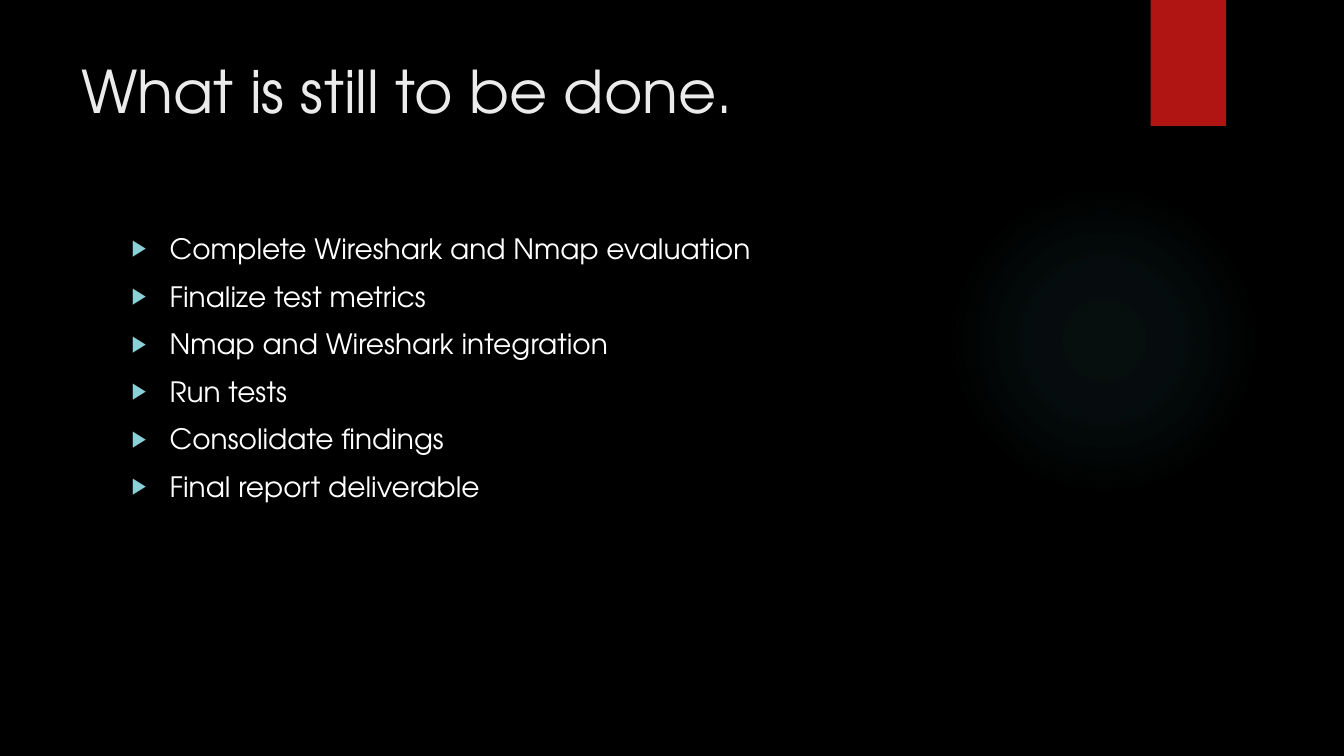
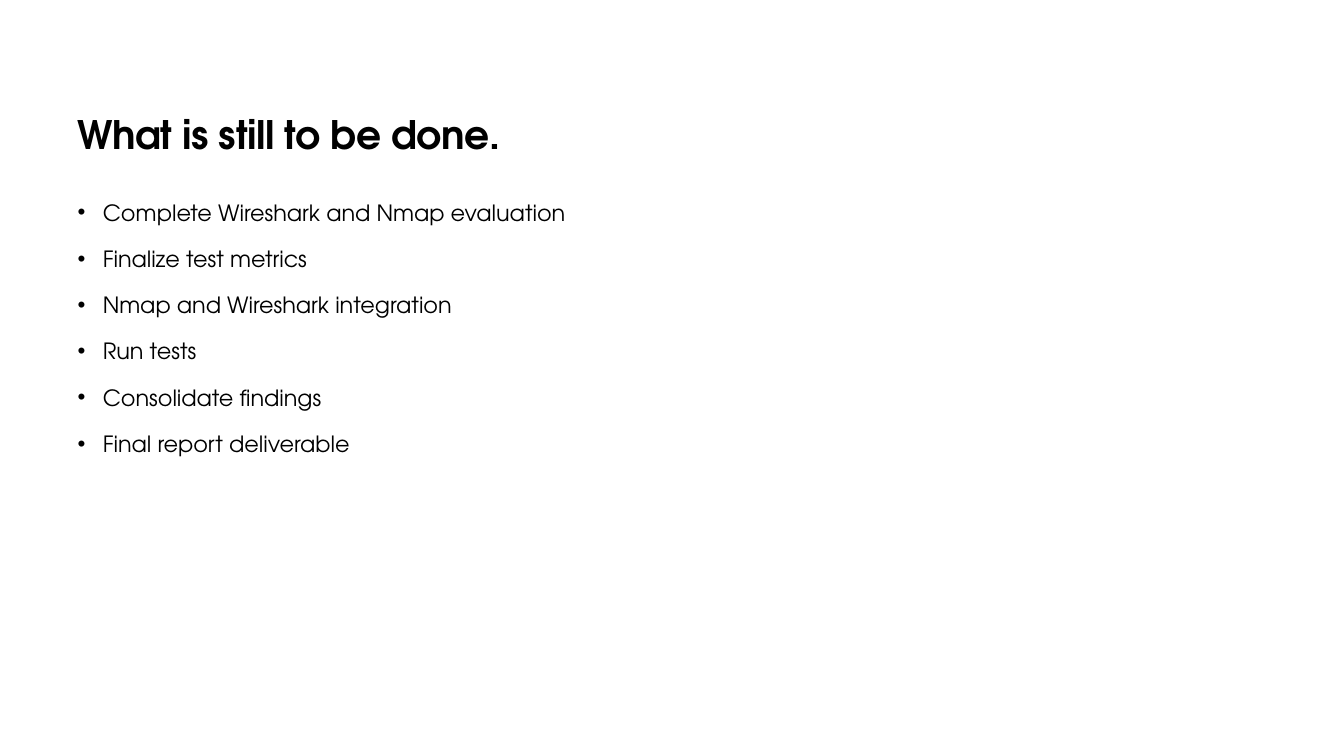
Before and after one commit to DavidSushames/BHB-Capstone, a slide deck: slide 9 of Academic Documents/Powerpoint wkg/Mid project Update - Dave v1.1 14-09.pptx. Drawn at 1344x756 pixels with LibreOffice and Linux fonts; fonts in the diff are those of the drawing; background and template pictures are left out. Boxes give left, top, right and bottom in pixels: in the first picture for what was removed or moved away, otherwise in the second. Text is boxed around its words. In the diff, an @@ line names an element or a change of style, - is before the commit and + after.

```diff
--- a/Academic Documents/Powerpoint wkg/Mid project Update - Dave v1.1 14-09.pptx
+++ b/Academic Documents/Powerpoint wkg/Mid project Update - Dave v1.1 14-09.pptx
@@ background picture (left out) to #FFFFFF @@
@@ rectangle removed at box(1150, 0, 1226, 126) @@
@@ title "What is still to be ..." at box(78, 119, 500, 150): size 42 to 28 pt, text colour #EBEBEB to #000000, letter spacing 0 to -0.3 pt, bold on; line spacing 1 to 0.95; vertical alignment top to bottom @@
@@ text "Complete Wireshark and Nmap evaluation": place and size @@
-text "Complete Wireshark and Nmap evaluation" at box(170, 238, 750, 503)
+text "Complete Wireshark and Nmap evaluation" at box(103, 204, 566, 457)
@@ text "Complete Wireshark and Nmap evaluation" at box(103, 204, 566, 457): size 20 to 16 pt, text colour #FFFFFF to #000000; bullet ▶ to •; line spacing 1 to 1.2 @@
@@ ellipse removed at box(949, 185, 1259, 495) @@
```
Also in this commit, not shown: 10 other slides changed, 5 other files.
